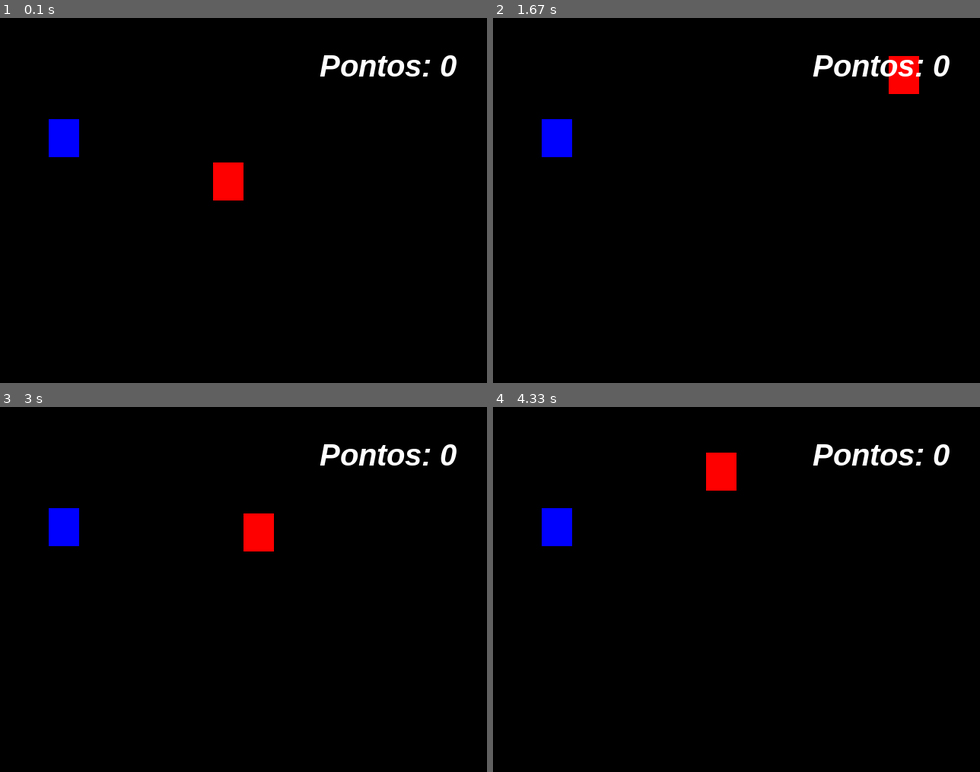
Above: before the commit, frames 1-4 (two rows, left to right).
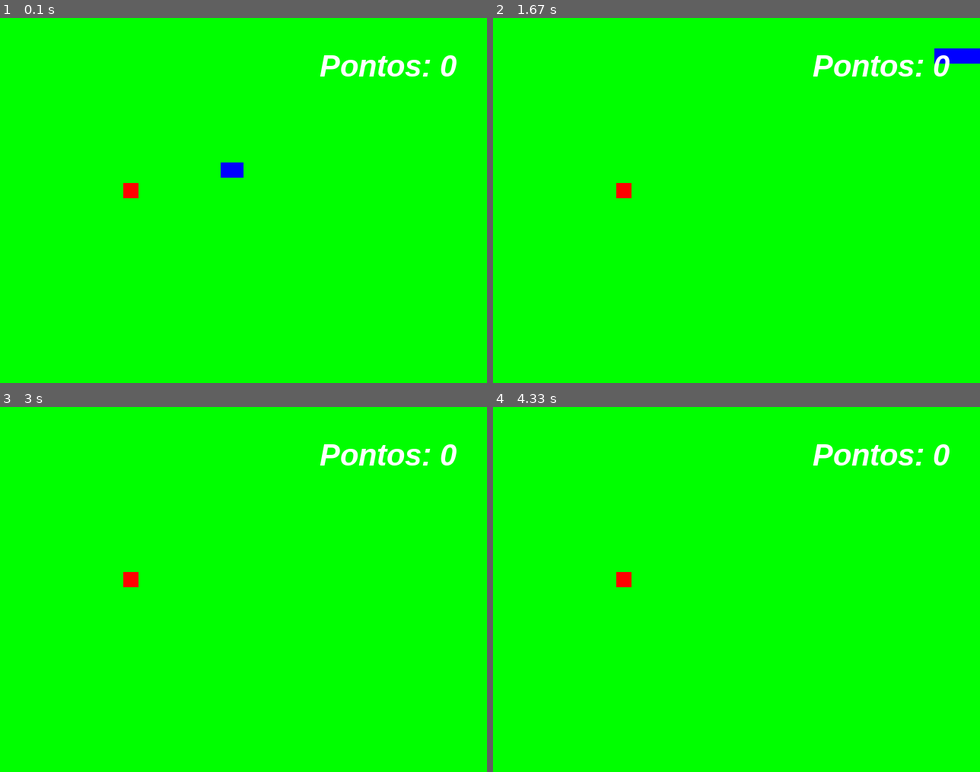
Above: after the commit, the same moments.

Repository: Lucas-R-Kormann/Teste-Pygame
Game: pygame game, started from testePygame.py
The game is run twice, just before and just after one commit, with the same random seed, the same clock (stepped at 60 frames per second) and the same inputs.
Inputs:
- Up to frame 1 (0.1 s): no input
- Up to frame 2 (1.67 s): hold D 0.33-0.8 s; hold W 0.83-1.3 s; hold D from 1.33 s (still down)
- Up to frame 3 (3 s): release D at 1.8 s; hold A 1.83-2.37 s; hold S 2.4-2.7 s; hold A from 2.73 s (still down)
- Up to frame 4 (4.33 s): release A at 3.13 s; hold W 3.17-3.53 s; hold S from 4.23 s (still down)

The runs differ from the first frame. In frame 1, 99% of the frame differs, in the area x 0-100%, y 0-100%; in frame 2, 99%; in frame 3, 99%; in frame 4, 99%.

Commit message:
Update - Início do desenvolvimento do jogo da cobrinha

Diff:
--- a/testePygame.py
+++ b/testePygame.py
@@ -1,5 +1,4 @@
 import pygame
-import os
 from pygame.locals import *
 from sys import exit
 from random import randint
@@ -8,12 +7,17 @@
 
 larguraTela = 640
 alturaTela = 480
-x = int(larguraTela/2 - 40)
-y = int(alturaTela/2 - 50)
 
-x_azul = randint(40, 600)
+x_cobra = int(larguraTela/2 - 40)
+y_cobra = int(alturaTela/2 - 50)
 
-y_azul = randint(50, 430)
+velocidade = 10
+x_controle = velocidade
+y_controle = 0
+
+x_maca = randint(40, 600)
+
+y_maca = randint(50, 430)
 
 fonte = pygame.font.SysFont("arial", 40, bold = True, italic = True)
 
@@ -24,9 +28,16 @@
 pygame.display.set_caption("Jogo")
 relogio = pygame.time.Clock()
 
+def aumenta_cobra(lista_cobra):
+    for XeY in lista_cobra:
+        pygame.draw.rect(tela, (0, 0, 255), (XeY[0], XeY[1], 20, 20))
+
+lista_cobra = []
+comprimento_inicial = 5
+
 while True:
     relogio.tick(30)
-    tela.fill((0, 0, 0))
+    tela.fill((0, 255, 0))
     mensagem = f'Pontos: {pontos}'
     texto_formatado = fonte.render(mensagem, True, (255, 255, 255))
     for event in pygame.event.get():
@@ -34,25 +45,58 @@
             pygame.exit()
             exit()
 
-    if pygame.key.get_pressed()[K_a]:
-        x = x - 10
+        if event.type == KEYDOWN:
+            if event.key == K_a:
+                if x_controle == velocidade:
+                    pass
+                else:
+                    x_controle = -velocidade
+                    y_controle = 0
 
-    if pygame.key.get_pressed()[K_d]:
-        x = x + 10
+            if event.key == K_d:
+                if x_controle == -velocidade:
+                    pass
+                else:
+                    x_controle = velocidade
+                    y_controle = 0
 
-    if pygame.key.get_pressed()[K_w]:
-        y = y - 10
+            if event.key == K_w:
+                if y_controle == velocidade:
+                    pass
+                else:
+                    y_controle = -velocidade
+                    x_controle = 0
 
-    if pygame.key.get_pressed()[K_s]:
-        y = y + 10
+            if event.key == K_s:
+                if y_controle == -velocidade:
+                    pass
+                else:
+                    y_controle = velocidade
+                    x_controle = 0
 
-    ret_vermelho = pygame.draw.rect(tela, (255, 0, 0), (x, y, 40, 50))
-    ret_azul = pygame.draw.rect(tela,(0, 0, 255), (x_azul, y_azul, 40, 50))
 
-    if ret_vermelho.colliderect(ret_azul):
-        x_azul = randint(40, 600)
-        y_azul = randint(50, 430)
+    x_cobra = x_cobra + x_controle
+    y_cobra = y_cobra + y_controle
+
+    cobra = pygame.draw.rect(tela, (0, 0, 255), (x_cobra, y_cobra, 20, 20))
+    maca = pygame.draw.rect(tela,(255, 0, 0), (x_maca, y_maca, 20, 20))
+
+    if cobra.colliderect(maca):
+        x_maca = randint(40, 600)
+        y_maca = randint(50, 430)
         pontos = pontos + 1
+        comprimento_inicial = comprimento_inicial + 1
+
+    lista_posicao = []
+    lista_posicao.append(x_cobra)
+    lista_posicao.append(y_cobra)
+
+    lista_cobra.append(lista_posicao)
+
+    if len(lista_cobra) > comprimento_inicial:
+        del lista_cobra[0]
+
+    aumenta_cobra(lista_cobra)
 
     tela.blit(texto_formatado, (420, 40))
 
